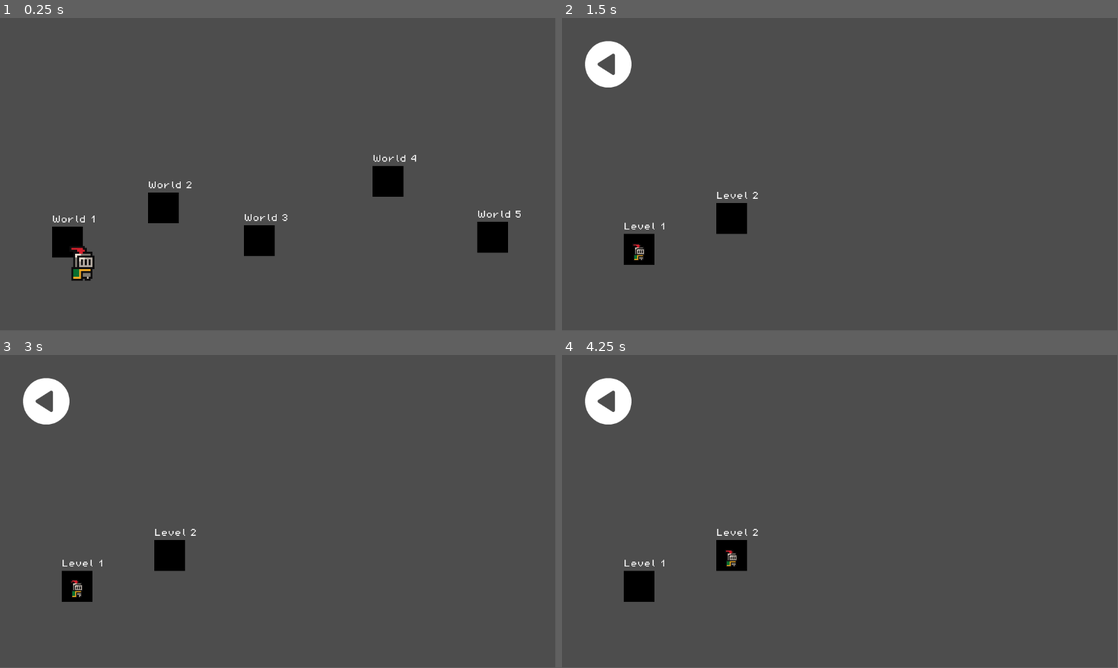
Above: before the commit, frames 1-4 (two rows, left to right).
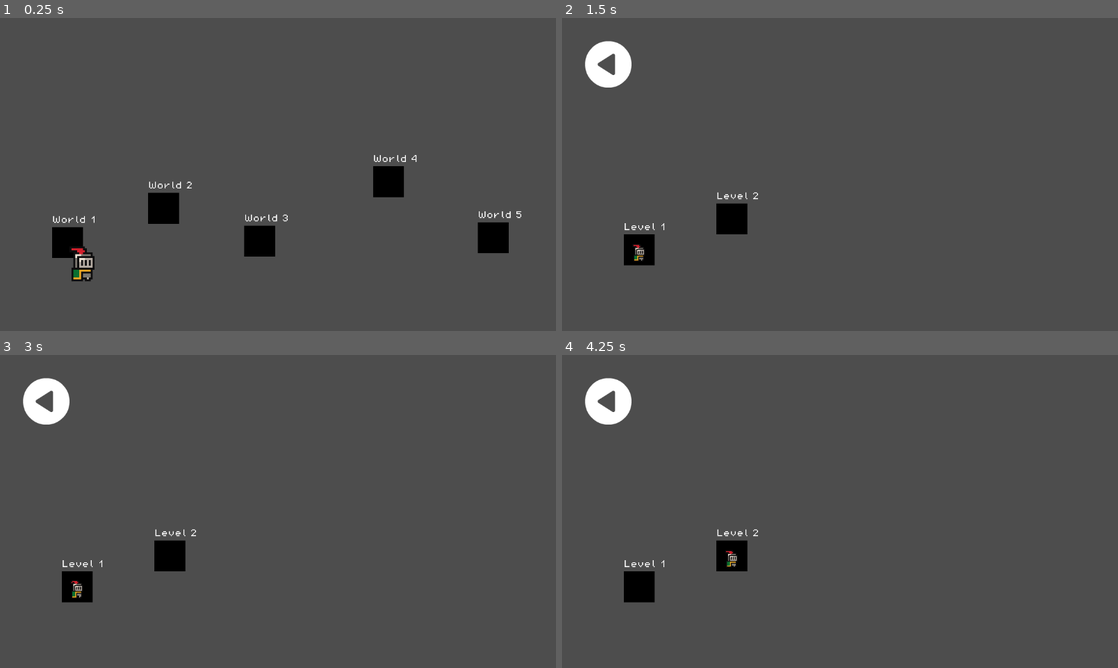
Above: after the commit, the same moments.

Repository: fffan64/first-godot-game
Game: Godot game, scene res://scenes/world_select/world_select.tscn
The game is run twice, just before and just after one commit, with the same random seed, the same clock (stepped at 60 frames per second) and the same inputs.
Inputs (mouse positions are in pixels of both pictures, inside the frame that each line leads up to):
- Up to frame 1 (0.25 s): no input
- Up to frame 2 (1.5 s): move the mouse to (962, 158) at 0.52 s; press the mouse at (962, 158) at 0.53 s; hold Right (move_right) 0.53-1.25 s; tap Space (jump) at 0.77, 0.8, 1.07 s; release the mouse at (962, 158) at 1.25 s; drag from (728, 190) to (812, 237) at 1.27 s
- Up to frame 3 (3 s): move the mouse to (333, 442) at 2.02 s; hold Left (move_left) 2.03-2.75 s; hold Shift (dash) 2.03-2.75 s; tap Space (jump) at 2.3 s; tap Enter at 2.75 s; drag from (250, 574) to (111, 464) at 2.77 s
- Up to frame 4 (4.25 s): tap Space (jump) at 3.5 s; move the mouse to (1006, 558) at 3.52 s; hold Right (move_right) from 3.53 s (still down); hold Space (jump) from 3.53 s (still down); tap 1 (shaderVHS) at 3.6 s
In our replay, the window is 799x449 before the commit and 800x450 after it. These sizes can differ from the game's own. Grey fills any space a smaller window leaves; there, only what the larger window draws over its background counts as a difference.

The runs differ from the first frame. In frame 1, 0.6% of the frame differs, in the area x 9-94%, y 43-85%; in frame 2, 0.2%; in frame 3, 0.2%; in frame 4, 0.2%.

Commit message:
feat: better world select and saving loading

Diff:
--- a/game_src/project.godot
+++ b/game_src/project.godot
@@ -20,6 +20,11 @@
 Global="*res://scripts/global.gd"
 Music="*res://scenes/music.tscn"
 Functions="*res://scripts/functions.gd"
+
+[display]
+
+window/stretch/mode="viewport"
+window/stretch/aspect="expand"
 
 [input]
 
--- a/game_src/scenes/world_select/world_select.tscn
+++ b/game_src/scenes/world_select/world_select.tscn
@@ -51,13 +51,13 @@
 grow_vertical = 2
 script = ExtResource("1_mhxpq")
 
-[node name="WorldIcon" parent="." instance=ExtResource("1_mu24f")]
+[node name="1" parent="." instance=ExtResource("1_mu24f")]
 offset_left = 108.0
 offset_top = 433.0
 offset_right = 172.0
 offset_bottom = 497.0
 
-[node name="WorldIcon2" parent="." instance=ExtResource("1_mu24f")]
+[node name="2" parent="." instance=ExtResource("1_mu24f")]
 offset_left = 307.0
 offset_top = 362.0
 offset_right = 371.0
@@ -65,21 +65,21 @@
 world_index = 2
 level_select_packed = ExtResource("4_8tes3")
 
-[node name="WorldIcon3" parent="." instance=ExtResource("1_mu24f")]
+[node name="3" parent="." instance=ExtResource("1_mu24f")]
 offset_left = 506.0
 offset_top = 430.0
 offset_right = 570.0
 offset_bottom = 494.0
 world_index = 3
 
-[node name="WorldIcon4" parent="." instance=ExtResource("1_mu24f")]
+[node name="4" parent="." instance=ExtResource("1_mu24f")]
 offset_left = 773.0
 offset_top = 307.0
 offset_right = 837.0
 offset_bottom = 371.0
 world_index = 4
 
-[node name="WorldIcon5" parent="." instance=ExtResource("1_mu24f")]
+[node name="5" parent="." instance=ExtResource("1_mu24f")]
 offset_left = 990.0
 offset_top = 423.0
 offset_right = 1054.0
--- a/game_src/scripts/checkpoint.gd
+++ b/game_src/scripts/checkpoint.gd
@@ -4,4 +4,4 @@
 
 func _on_body_entered(body):
 	if body is Player:
-		Global.Level1.checkpoint = global_position
+		Global.completion_level.world1.level1.checkpoint = global_position
--- a/game_src/scripts/end_level.gd
+++ b/game_src/scripts/end_level.gd
@@ -3,8 +3,9 @@
 
 func _on_body_entered(body):
 	if body is Player:
-		Global.Level1.cleared = true
-		Global.Level1.checkpoint = null
+		Global.completion_level.world1.level1.cleared = true
+		Global.completion_level.world1.level1.checkpoint = null
 		body.set_process(false)
 		body.set_physics_process(false)
-		Functions.load_screen_to_scene("res://scenes/world_select/level_select.tscn")
+		Functions.save_data()
+		Functions.load_screen_to_scene("res://scenes/world_select/world_select.tscn")
--- a/game_src/scripts/functions.gd
+++ b/game_src/scripts/functions.gd
@@ -5,3 +5,26 @@
 	loading_screen.nex_scene_path = target
 	loading_screen.parameters = parameters # Pass params
 	get_tree().current_scene.add_child(loading_screen)
+
+var save_path = "user://global.tres"
+
+func save_data():
+	var data = Savedata.new()
+	data.version = Global.version
+	data.hasDash = Global.hasDash
+	data.hasDoubleJump = Global.hasDoubleJump
+	data.score = Global.score
+	data.completion_level = Global.completion_level
+	ResourceSaver.save(data, save_path)
+
+func load_data():
+	if ResourceLoader.exists(save_path):
+		var data = ResourceLoader.load(save_path) as Savedata
+		if data.version != Global.version:
+			printerr("Loaded data not in same version ! current = " + str(Global.version) + " / loaded = " + str(data.version) )
+			return null
+		else:
+			print("Loaded data successfuly !!!")
+			return data
+	else:
+		return null
--- a/game_src/scripts/game_manager.gd
+++ b/game_src/scripts/game_manager.gd
@@ -16,7 +16,7 @@
 	if Global.hasDash:
 		dash_icon.visible = true
 
-	if (Global.Level1.checkpoint != null):
+	if (Global.completion_level.world1.level1.checkpoint != null):
 		%Player.global_position = $CheckPoint1.global_position
 	else:
 		%Player.global_position = $StartLevel.global_position
--- a/game_src/scripts/global.gd
+++ b/game_src/scripts/global.gd
@@ -1,21 +1,32 @@
 extends Node
 
-#var current_level = "1"
-#var current_world = 0
+var version = 2
+
+var current_level_name: String = "1"
+var current_world_name: String  = "1"
 
 var score = 0
 
 var hasDoubleJump = false
 var hasDash = false
 
-var Level1 = { "checkpoint": null, "cleared": false }
-
-
+var completion_level = {
+	"world1": {
+		"level1": { "checkpoint": null, "cleared": false },
+	},
+}
 
 
 # Called when the node enters the scene tree for the first time.
 func _ready():
-	pass # Replace with function body.
+	var data = Functions.load_data() as Savedata
+	if data:
+		print_debug("score loaded = " + str(data.score))
+		print_debug("completion_level = " + str(data.completion_level))
+		Global.hasDash = data.hasDash
+		Global.hasDoubleJump = data.hasDoubleJump
+		Global.score = data.score
+		Global.completion_level = data.completion_level
 
 
 # Called every frame. 'delta' is the elapsed time since the previous frame.
--- a/game_src/scripts/level_icon.gd
+++ b/game_src/scripts/level_icon.gd
@@ -13,22 +13,22 @@
 	process_mode = Node.PROCESS_MODE_DISABLED
 	$Label.text = "Level " + str(level_name)
 
+	if Global.completion_level:
+		if Global.completion_level.get("world" + str(Global.current_world_name)):
+			if Global.completion_level.get("world" + str(Global.current_world_name)).get("level" + str(level_name)):
+				if Global.completion_level.get("world" + str(Global.current_world_name)).get("level" + str(level_name)).cleared:
+					var gradient_data := {
+						0.0: Color.WHITE,
+					}
+					var gradient := Gradient.new()
+					gradient.offsets = gradient_data.keys()
+					gradient.colors = gradient_data.values()
 
-	var level_dict = Global.get("Level" + str(level_name))
-	if level_dict:
-		if level_dict.cleared:
-			var gradient_data := {
-				0.0: Color.WHITE,
-			}
-			var gradient := Gradient.new()
-			gradient.offsets = gradient_data.keys()
-			gradient.colors = gradient_data.values()
+					var gradient_texture := GradientTexture1D.new()
+					gradient_texture.width = 64
+					gradient_texture.gradient = gradient
 
-			var gradient_texture := GradientTexture1D.new()
-			gradient_texture.width = 64
-			gradient_texture.gradient = gradient
-
-			$TextureRect.texture = gradient_texture
+					$TextureRect.texture = gradient_texture
 
 
 
--- a/game_src/scripts/level_select.gd
+++ b/game_src/scripts/level_select.gd
@@ -92,6 +92,7 @@
 
 	if event.is_action_pressed("jump"):
 		if current_level.next_scene_path:
+			Global.current_level_name = current_level.name
 			Functions.load_screen_to_scene(current_level.next_scene_path)
 
 func tween_icon():
--- /dev/null
+++ b/game_src/scripts/save_data.gd
@@ -0,0 +1,13 @@
+class_name Savedata
+extends Resource
+
+@export var version = 1
+@export var score = 0
+@export var hasDoubleJump = false
+@export var hasDash = false
+
+@export var completion_level = {
+	"world1": {
+		"level1": {"checkpoint": null, "cleared": false},
+	},
+}
--- a/game_src/scripts/world_select.gd
+++ b/game_src/scripts/world_select.gd
@@ -1,6 +1,8 @@
 extends Control
 
-@onready var worlds: Array = [$WorldIcon, $WorldIcon2, $WorldIcon3, $WorldIcon4, $WorldIcon5]
+var parameters: Dictionary # This needs to be here so the scene can receive parameters
+
+@onready var worlds: Array = [$"1", $"2", $"3", $"4", $"5"]
 var current_world: int = 0
 var move_tween: Tween
 
@@ -75,6 +77,7 @@
 
 	if event.is_action_pressed("jump"):
 		if worlds[current_world].level_select_scene:
+			Global.current_world_name = worlds[current_world].name
 			worlds[current_world].level_select_scene.parent_world_select = self
 			get_tree().root.add_child(worlds[current_world].level_select_scene)
 			get_tree().current_scene = worlds[current_world].level_select_scene
